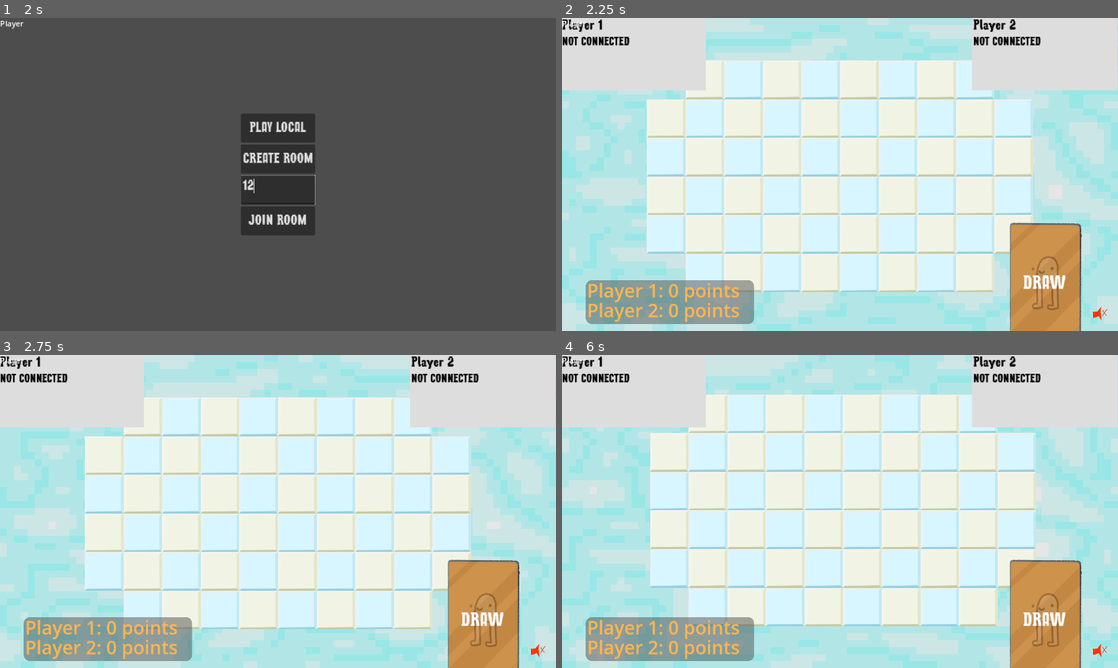
Above: before the commit, frames 1-4 (two rows, left to right).
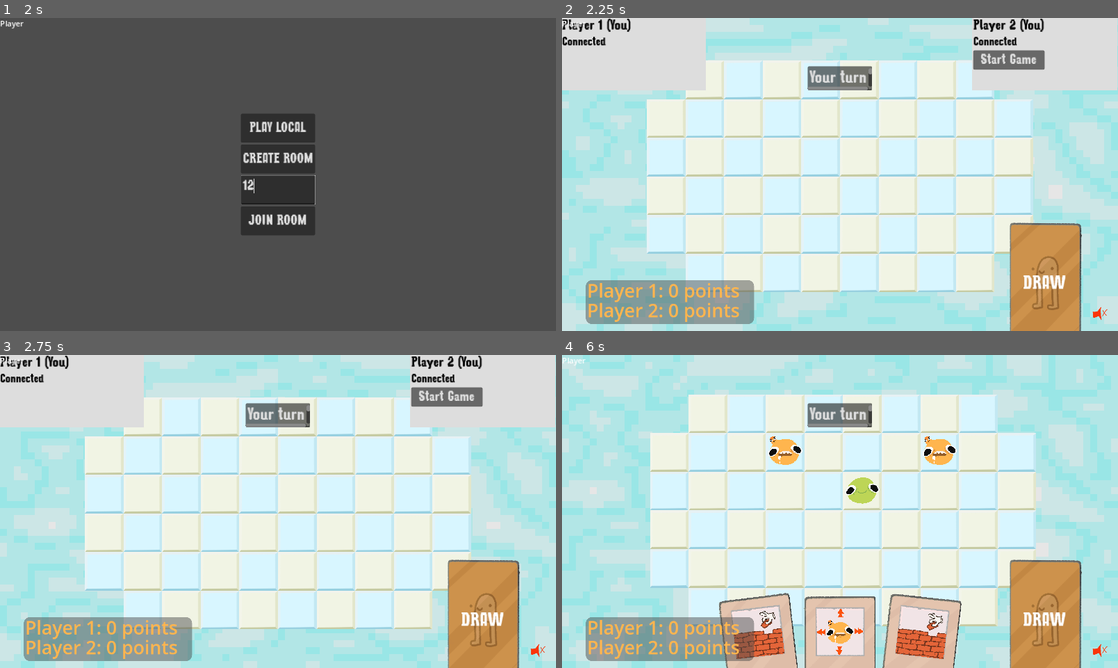
Above: after the commit, the same moments.

Repository: patator62180/GDWL_67
Game: Godot game, scene res://scenes/main/main.tscn
The game is run twice, just before and just after one commit, with the same random seed, the same clock (stepped at 60 frames per second) and the same inputs.
Inputs (mouse positions are in pixels of both pictures, inside the frame that each line leads up to):
- Up to frame 1 (2 s): click "[FAKE] Start as player (local)" at 0.5 s; click (278, 190) at 1.27 s; type "12" at 1.35 s
- Up to frame 2 (2.25 s): click "PLAY LOCAL" at 2 s
- Up to frame 3 (2.75 s): no input
- Up to frame 4 (6 s): click (1006, 395) at 2.75 s, where only the run after the commit has a clickable "Start Game"; tap Enter (ui_accept) at 3.5, 3.77 s; move the mouse to (962, 495) at 3.52 s; hold Right (right) 3.53-4.25 s; right-click (962, 495) at 3.6 s; click (962, 495) at 3.67 s; drag from (728, 527) to (812, 574) at 4.27 s; move the mouse to (895, 442) at 5.02 s; hold Right (right) 5.03-5.75 s; right-click (895, 442) at 5.1 s; click (895, 442) at 5.17 s; drag from (812, 574) to (673, 464) at 5.77 s

Frame 1 is identical in both runs. In frame 2, 2.4% of the frame differs, in the area x 0-87%, y 0-24%; in frame 3, 2.4%; in frame 4, 20%, in the area x 0-100%, y 0-100%.
Error before the commit: Parse Error: Function "turn_indicator()" not found in base self. (res://scenes/game/player_controller.gd:116)

Commit message:
merge boi

Diff:
--- a/scenes/cards/hand.gd
+++ b/scenes/cards/hand.gd
@@ -11,8 +11,6 @@
 var selected_card
 var card_scene
 var total_weight = 0
-
-var player_controller: PlayerController
 
 @export var cards_parent: Control
 @export var max_width: int
@@ -107,7 +105,7 @@
 
 func _on_deck_gui_input(event):
     if event is InputEventMouseButton and event.get_button_index() == MOUSE_BUTTON_LEFT and event.is_pressed():
-        if player_controller.can_play():
+        if PlayerController.instance.can_play():
             draw_multiple(2)
             draw_card_for_turn.emit()
 
--- a/scenes/game/game.gd
+++ b/scenes/game/game.gd
@@ -41,7 +41,6 @@
     if Mediator.instance.is_player():
         shockwave = shockwave_scene.instantiate()
         camera.add_child(shockwave)
-        hud.set_player_controller(player_controller)
 
 
 func _process(delta):
--- a/scenes/game/player_controller.gd
+++ b/scenes/game/player_controller.gd
@@ -111,6 +111,3 @@
     hud.hand.draw_card_for_turn.connect(on_card_draw)
 
     grid.wall_click.connect(on_wall_click)
-
-func _process(delta):
-    turn_indicator()
Not shown: 1 places in scenes/HUD/hud.tscn that only renumber resources
